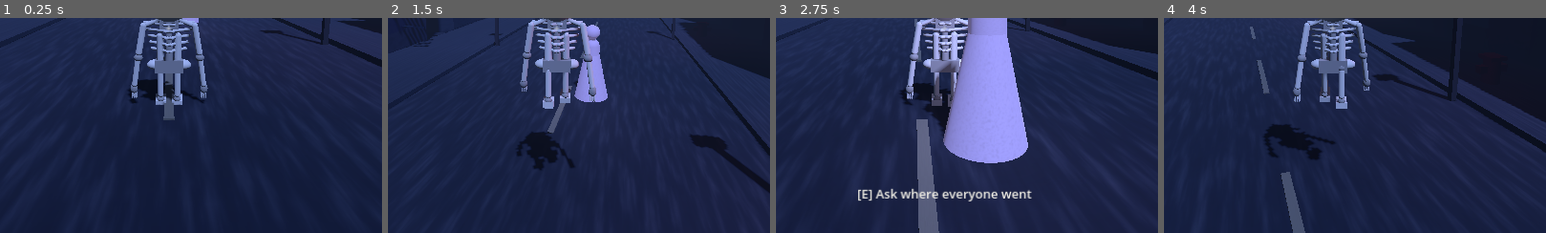
Above: before the commit, frames 1-4 (left to right).
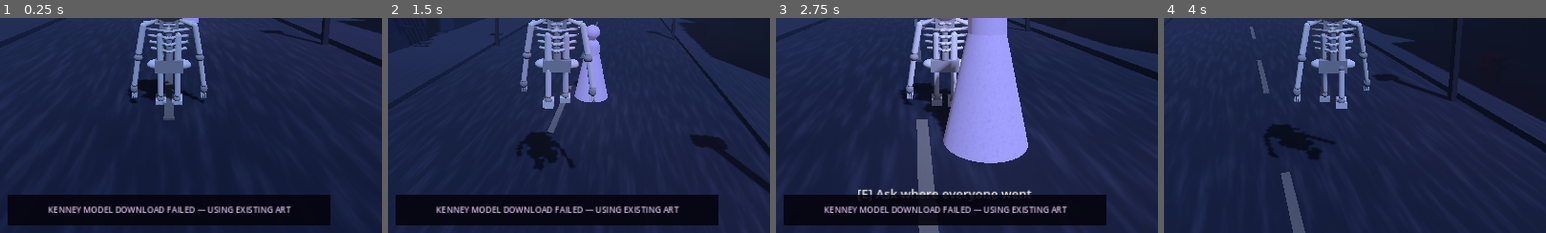
Above: after the commit, the same moments.

Repository: fuzeonspotify/outoftime
Game: Godot game, scene res://scenes/afterlife_city.tscn
Two runs of this game, one before a commit and one after it. Both use one fixed random seed, a clock stepped at 60 frames per second and the inputs below. This scene is started directly instead of the project's main scene.
Inputs (mouse positions are % of the whole screen's width and height, from its top left):
- Up to frame 1 (0.25 s): no input
- Up to frame 2 (1.5 s): tap Enter at 0.5 s; move the mouse to (55, 50) at 0.52 s; hold E (interact) 0.53-1.28 s; hold W (move_forward) from 0.53 s (still down); tap Space (jump) at 0.77 s; move the mouse to (45, 50) at 1.27 s; tap Shift (sprint) at 1.35 s
- Up to frame 3 (2.75 s): keep holding W (move_forward); tap Space (jump) at 1.52 s; move the mouse to (52, 48) at 2.02 s; hold E (interact) from 2.03 s (still down)
- Up to frame 4 (4 s): keep holding W (move_forward); move the mouse to (49, 52) at 2.77 s; release E (interact) at 2.78 s; tap Shift (sprint) at 2.85 s; tap Space (jump) at 3.02, 3.77 s; move the mouse to (57, 51) at 3.52 s; hold E (interact) from 3.53 s (still down)
The pictures show only the part of the screen within x 28-78%, y 48-98%; the shares and areas given below are measured in that part.

The runs differ from the first frame. In frame 1, 12% of the frame differs, in the area x 2-87%, y 82-97%; in frame 2, 12%; in frame 3, 12%; in frame 4, nothing differs.
Error in both runs: Invalid assignment of property or key 'volume_linear' with value of type 'float' on a base object of type 'AudioStreamPlayer'. (res://scripts/audio/music_direc…

Commit message:
Enable Kenney city detail expansion

Diff:
--- a/scenes/afterlife_city.tscn
+++ b/scenes/afterlife_city.tscn
@@ -7,6 +7,7 @@
 [ext_resource type="Script" path="res://scripts/models/world_model_upgrade.gd" id="5_models"]
 [ext_resource type="Script" path="res://scripts/world/kenney_city_loader.gd" id="6_kenney"]
 [ext_resource type="Script" path="res://scripts/world/kenney_city_cleanup.gd" id="7_cleanup"]
+[ext_resource type="Script" path="res://scripts/world/kenney_level_expansion.gd" id="8_expansion"]
 
 [node name="AfterlifeCity" type="Node3D"]
 script = ExtResource("1_city")
@@ -28,3 +29,6 @@
 
 [node name="KenneyCityCleanup" type="Node" parent="."]
 script = ExtResource("7_cleanup")
+
+[node name="KenneyLevelExpansion" type="Node" parent="."]
+script = ExtResource("8_expansion")
Not shown: 1 places in scenes/afterlife_city.tscn that only renumber resources
